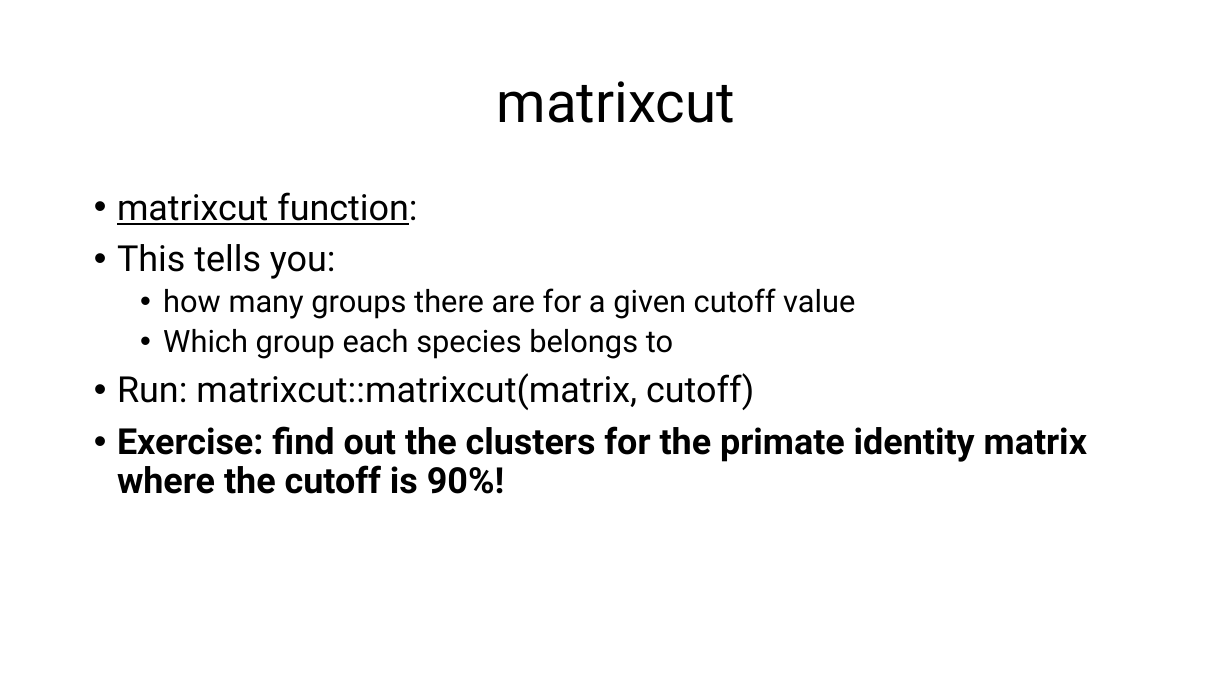
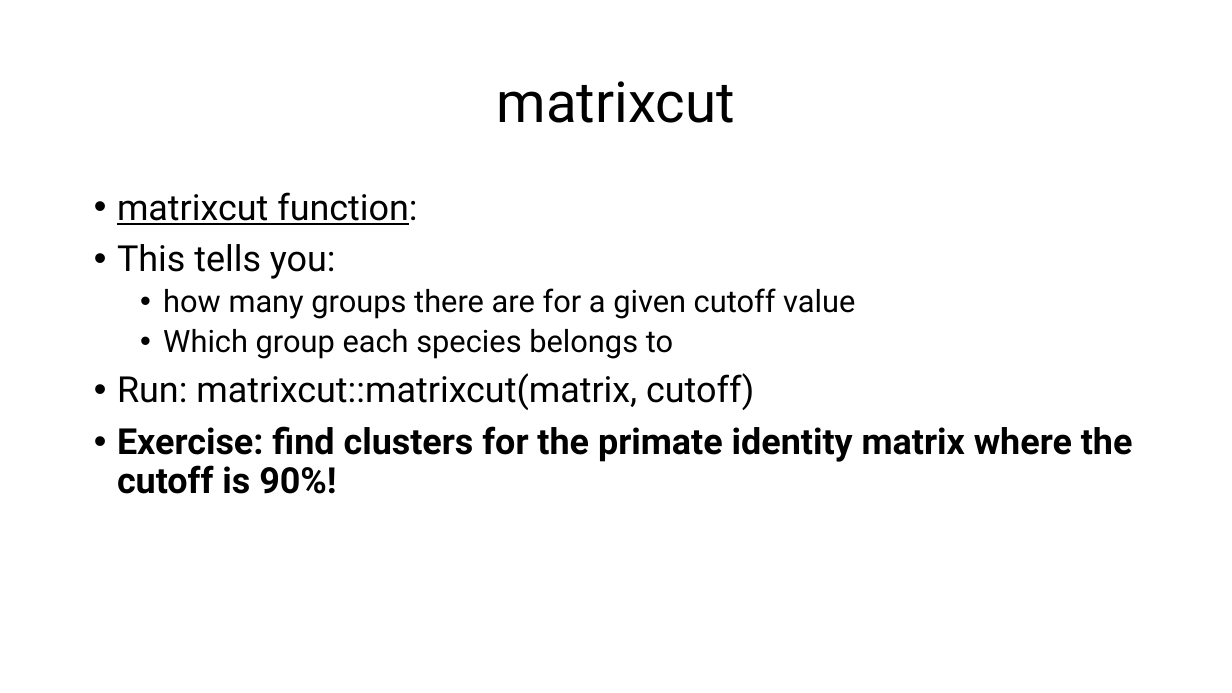
Before and after one commit to csmatyi/crs2025, a slide deck: slide 24 of CRS2025_R_workshop.pptx (slide 23 before the commit). Drawn at 1232x693 pixels with LibreOffice and Linux fonts; fonts in the diff are those of the drawing. Boxes give left, top, right and bottom in pixels: in the first picture for what was removed or moved away, otherwise in the second. Text is boxed around its words. In the diff, an @@ line names an element or a change of style, - is before the commit and + after.

```diff
--- a/CRS2025_R_workshop.pptx
+++ b/CRS2025_R_workshop.pptx
@@ text at bbox=[117, 426, 1133, 494]: text changed @@
-• Exercise: find out the clusters for the primate identity matrix where the cutoff is 90%!
+• Exercise: find clusters for the primate identity matrix where the cutoff is 90%!
```
Also in this commit, not shown: 11 other slides changed, 2 slides added, 1 other file.
